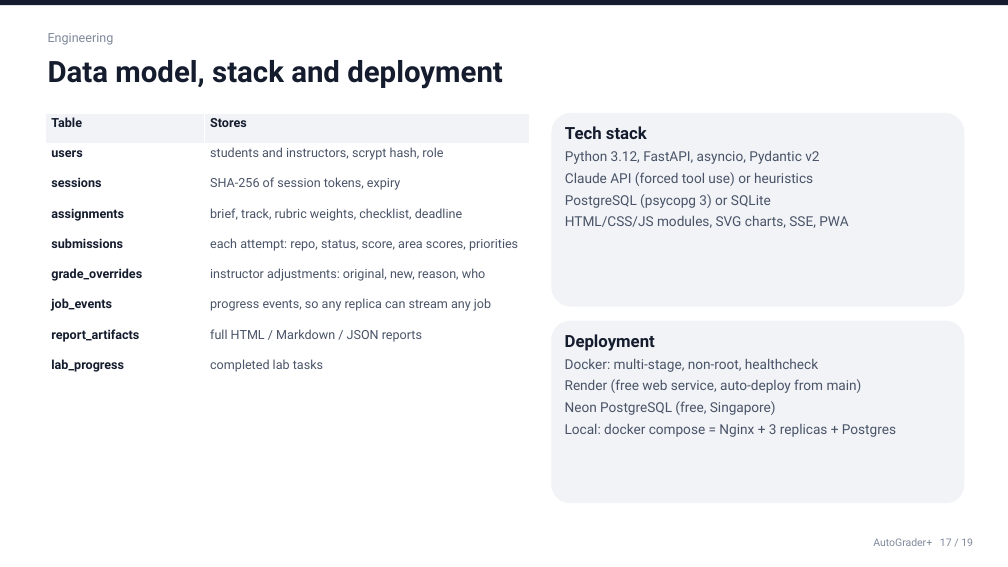
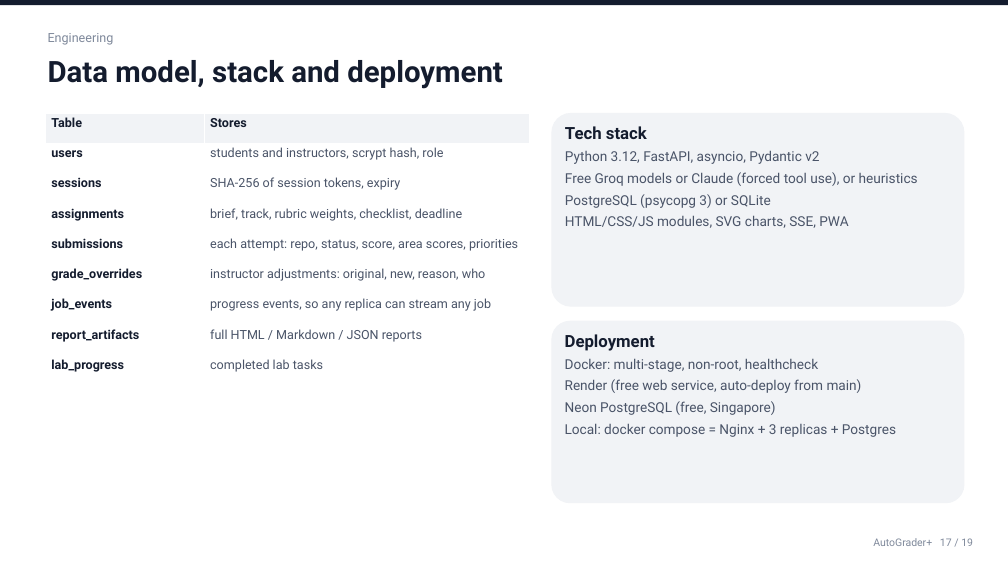
Before and after one commit to roshanraj9136/auto-grader, a slide deck: slide 17 of docs/AutoGrader.pptx. Drawn at 1008x567 pixels with LibreOffice and Linux fonts; fonts in the diff are those of the drawing. Boxes give left, top, right and bottom in pixels: in the first picture for what was removed or moved away, otherwise in the second. Text is boxed around its words. In the diff, an @@ line names an element or a change of style, - is before the commit and + after.

```diff
--- a/docs/AutoGrader.pptx
+++ b/docs/AutoGrader.pptx
@@ text in rounded rectangle at <box>565,172,918,186</box>: text changed @@
-Claude API (forced tool use) or heuristics
+Free Groq models or Claude (forced tool use), or heuristics
```
Also in this commit, not shown: 4 other slides changed, 37 other files.
